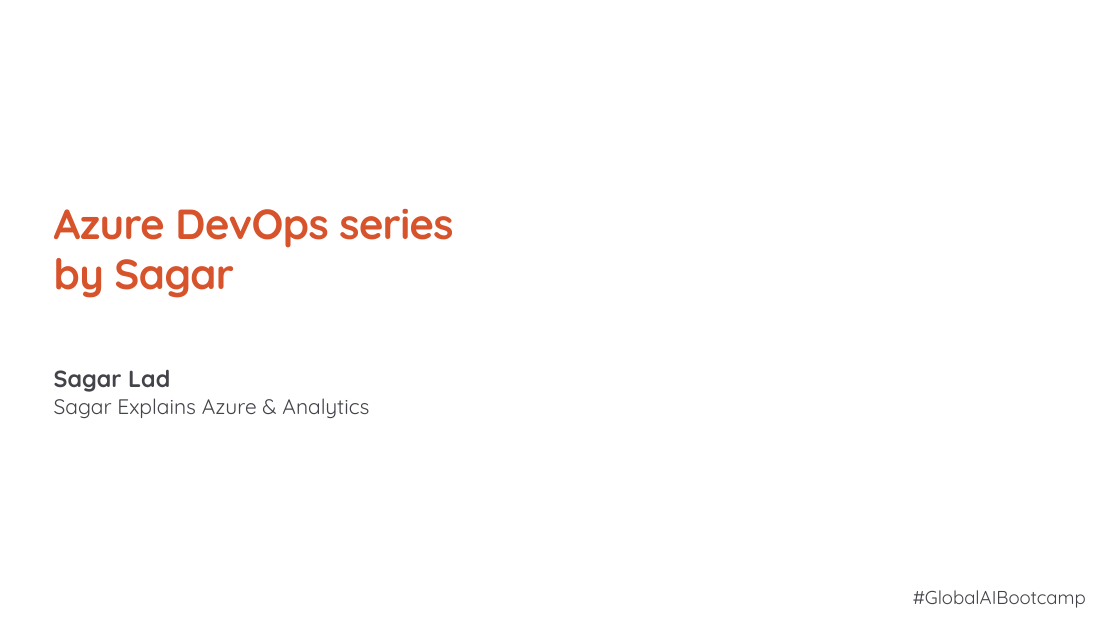
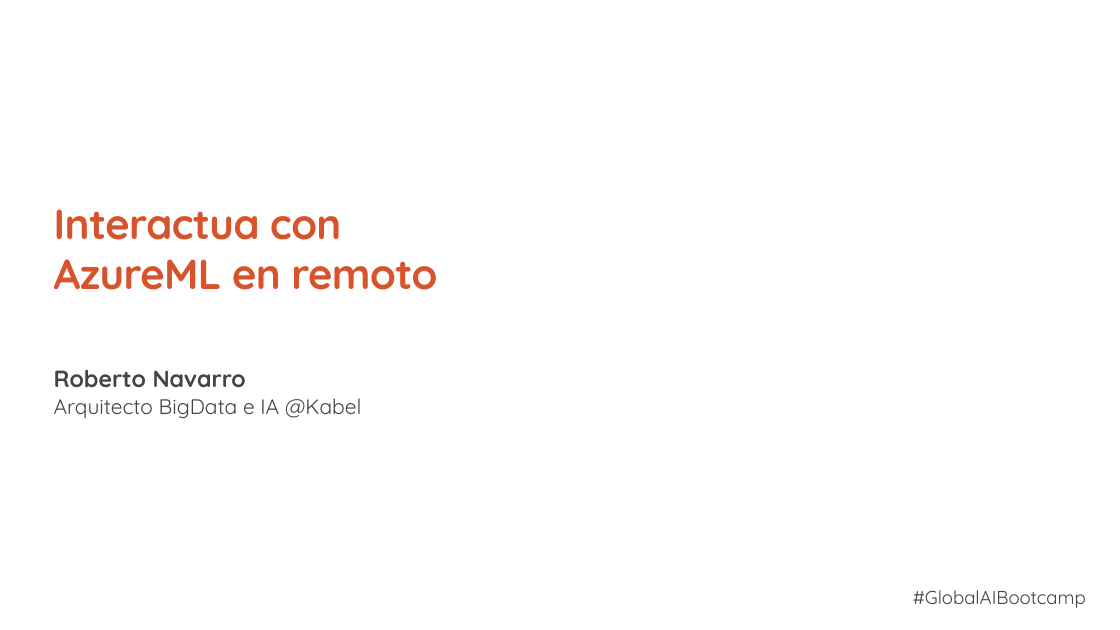
Before and after one commit to GlobalAISpain/GlobalAIBootcamp2020, a slide deck: slide 2 of PPT/8 Interactua con AzureML en remoto.pptx. Drawn at 1120x630 pixels with LibreOffice and Linux fonts; fonts in the diff are those of the drawing; background and template pictures are left out. Boxes give left, top, right and bottom in pixels: in the first picture for what was removed or moved away, otherwise in the second. Text is boxed around its words. In the diff, an @@ line names an element or a change of style, - is before the commit and + after.

```diff
--- a/PPT/8 Interactua con AzureML en remoto.pptx
+++ b/PPT/8 Interactua con AzureML en remoto.pptx
@@ title at <box>54,209,437,290</box>: text changed @@
-Azure DevOps series by Sagar
+Interactua con AzureML en remoto
@@ text at <box>54,369,246,387</box>: text changed @@
-Sagar Lad
+Roberto Navarro
@@ text at <box>54,398,361,418</box>: text changed @@
-Sagar Explains Azure & Analytics
+Arquitecto BigData e IA @Kabel
```
Also in this commit, not shown: 1 slide added, 1 slide removed, 15 other files.
